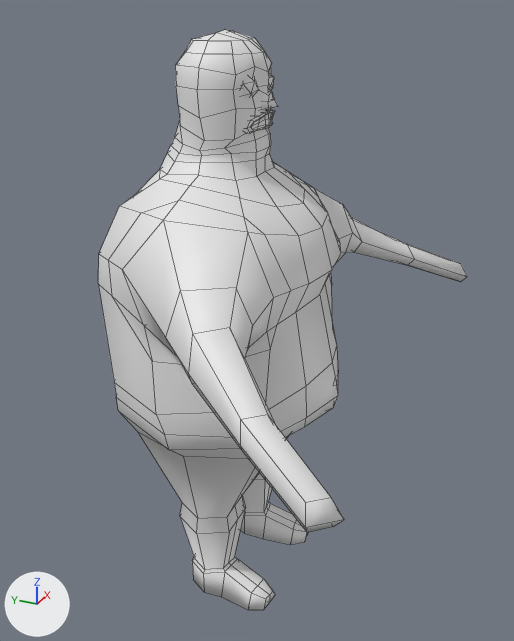
Before and after pictures for a commit that changed the Blender file Assets/Visuals/Models/Blender Projects/Kicthen assets1.blend.
The view is the same before and after, from a camera (50 mm lens) standing at (-7.58, -3.8, 7.7) and looking at (0.03, -0.38, 3.9). The axes (+X, +Y, +Z) are drawn at lower left. The lights are the same throughout. Mesh edges are drawn as thin lines.

The first picture shows 'Human'.
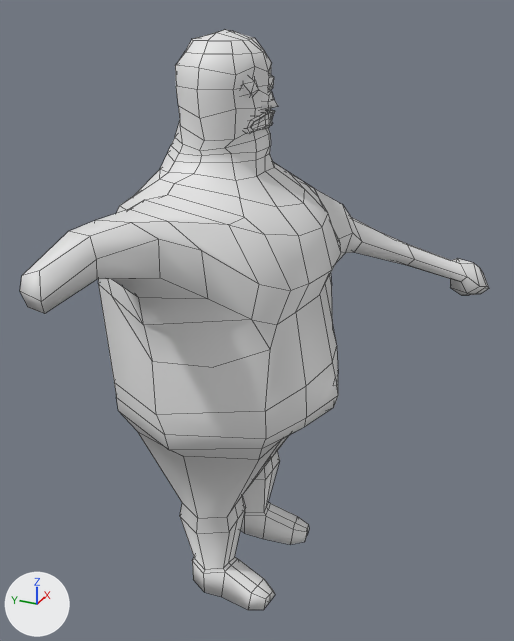
What changed in the scene script:
```text
Change me_cube_006:
    used by ob_human; location = (0.0, 0.0, 0.0)
    remove me_cube_006.from_pydata(...)  # 515 vertices, 524 faces; spans x -3.24..3.24, y -2.55..1.52, z 0.01..7.36
    add me_cube_006.from_pydata(...)  # 533 vertices, 542 faces; spans x -3.42..3.53, y -2.87..1.52, z 0.01..7.36
    me_cube_006 part 1
    7 vertices are removed from x -3.24..-2.82, y -2.55..-1.51, z 3.67..4.08
    10 faces are deleted
    29 vertices move from x -2.77..-0.65, y -1.81..1.11, z 3.97..5.9 to x -2.65..-0.62, y -0.91..1.15, z 4.51..5.9
    7 vertices are added at x -3.42..-2.58, y 0.0..0.44, z 5.3..5.65
    10 new faces join them
    me_cube_006 part 2
    2 faces are deleted
    18 vertices are added at x 3.01..3.53, y -2.87..-2.29, z 3.37..3.99
    20 new faces join them
```

Location of each change, (x1, y1, x2, y2) in pixels of the pictures (514 x 641 px; the box of a moved part takes in the faces that stretch with it):
'Human', reshaped (27% wider)
    before: (98, 30, 467, 610)
    after: (20, 30, 489, 610)
part 1 of me_cube_006, moved or reshaped
    before: (98, 154, 344, 532)
    after: (20, 154, 291, 367)
part 2 of me_cube_006, built on
    after: (450, 258, 489, 295)
